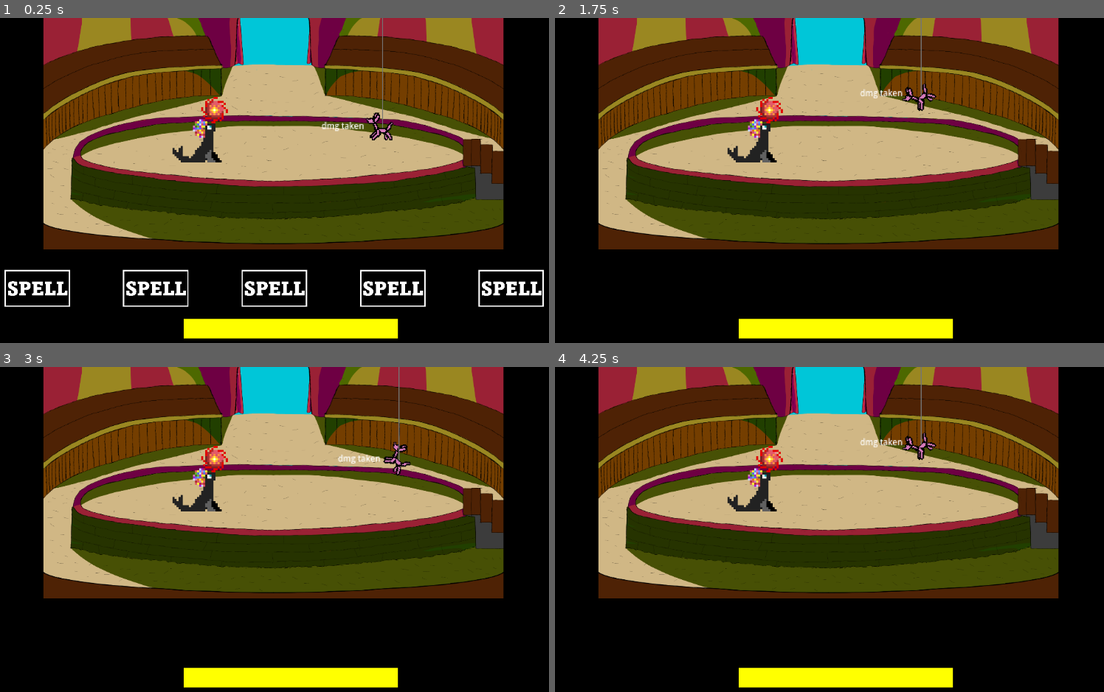
Above: before the commit, frames 1-4 (two rows, left to right).
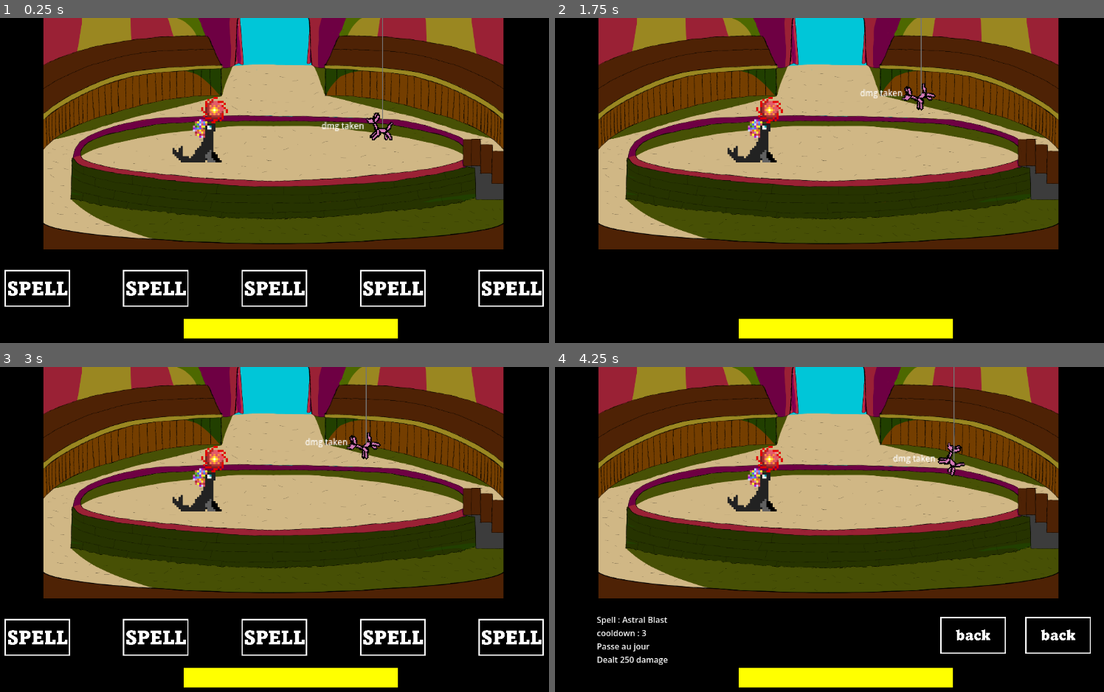
Above: after the commit, the same moments.

Repository: JasonJ13/CircusSunMoon
Game: Godot game, scene res://Scene/Fight/Fight.tscn
The game is run twice, just before and just after one commit, with the same random seed, the same clock (stepped at 60 frames per second) and the same inputs.
Inputs (mouse positions are in pixels of both pictures, inside the frame that each line leads up to):
- Up to frame 1 (0.25 s): no input
- Up to frame 2 (1.75 s): click (593, 287) at 0.52 s; click (972, 287) at 1.25 s
- Up to frame 3 (3 s): move the mouse to (400, 516) at 2.02 s; move the mouse to (153, 549) at 2.77 s
- Up to frame 4 (4.25 s): click (708, 636) at 3.52 s

The runs differ from the first frame. In frame 2, 0.1% of the frame differs, in the area x 63-70%, y 19-29%; in frame 3, 3.3%, in the area x 0-100%, y 0-89%; in frame 4, 1.8%.
Error before the commit: Parse Error: Identifier "animation_player" not declared in the current scope. (res://Script/Monster/Ballon.gd:18)

Commit message:
correction

Diff:
--- a/Script/Monster/Ballon.gd
+++ b/Script/Monster/Ballon.gd
@@ -14,8 +14,8 @@
 	actions = [action1]
 
 func _ready() -> void :
-	animation = $Animation
-	animation_player = $BallonAnimation
+	animation = $Control/Animation
+	monsterAnimation = $BallonAnimation
 
 func pass_jour() -> void:
 	dmg = 100
Not shown, added: Scene/Monster/Ballon.tscn8024179409.tmp
